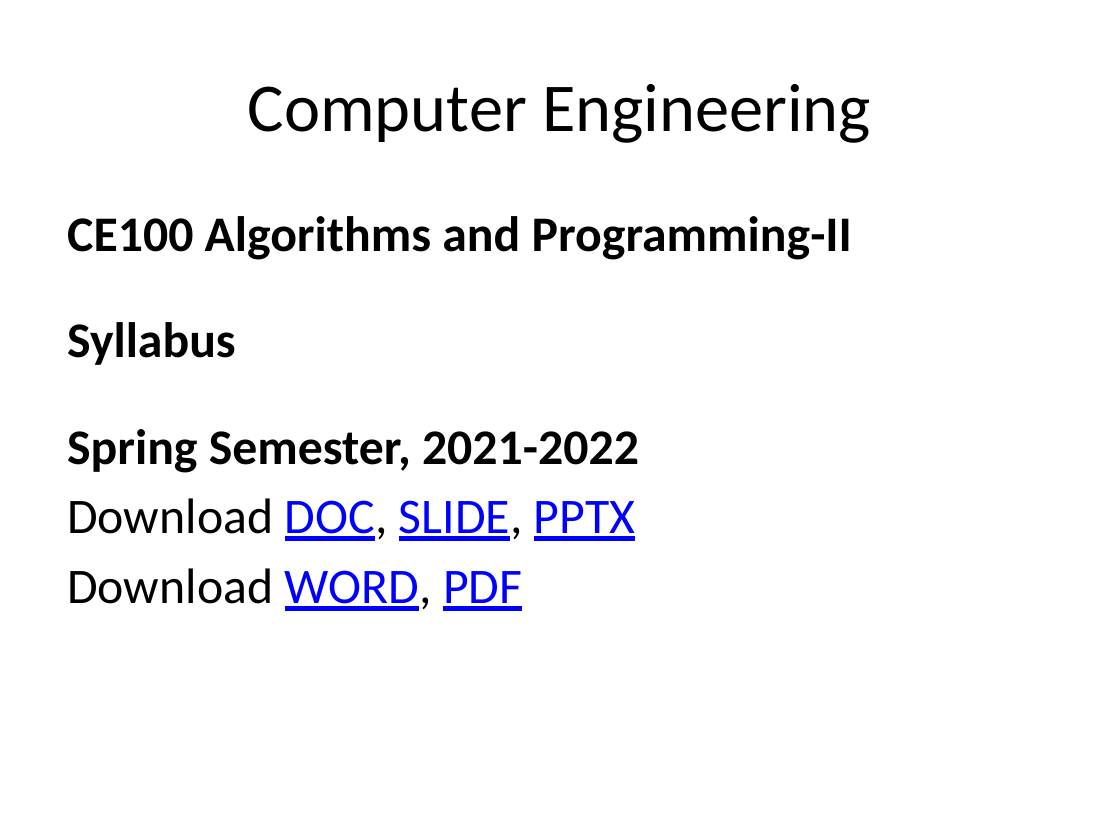
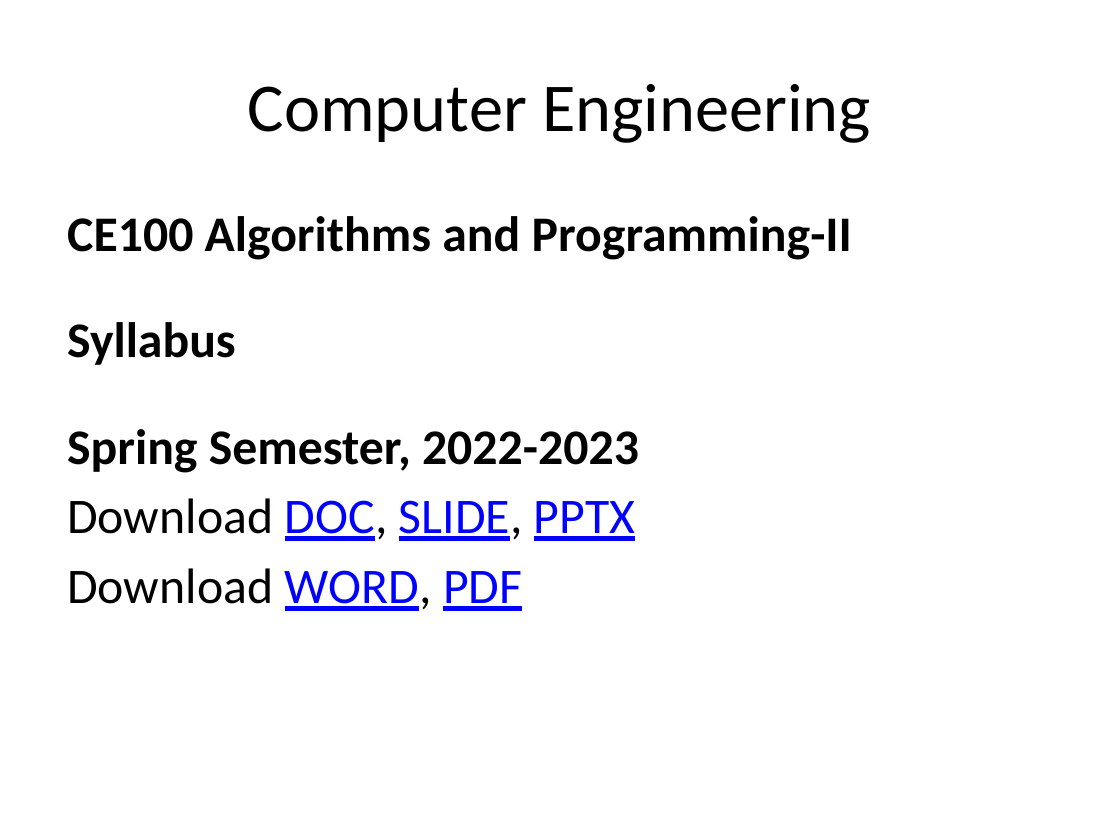
Before and after one commit to ucoruh/ce100-algorithms-and-programming-II, a slide deck: slide 4 of docs/syllabus/syllabus.tr.md_word.pptx. Drawn at 1120x840 pixels with LibreOffice and Linux fonts; fonts in the diff are those of the drawing. Boxes give left, top, right and bottom in pixels: in the first picture for what was removed or moved away, otherwise in the second. Text is boxed around its words. In the diff, an @@ line names an element or a change of style, - is before the commit and + after.

Commit message:
Syllabus Updated for 2022 2023 Spring Term, Week Content Updated But Slides Are Not Modified
Week-3 merged with Week-4 and Week-4 selected as homework control week midterm homework 1
Week-6 merged with Week-7 and Week-7 selected as homework control week for midterm homework 2
Week-11 merged with Week-12 and Week-12 selected as homework control week for final homework 1
Week-15 review week selected as homework control week for final homework 2

```diff
--- a/docs/syllabus/syllabus.tr.md_word.pptx
+++ b/docs/syllabus/syllabus.tr.md_word.pptx
@@ text at [67, 429, 639, 473]: text changed @@
-Spring Semester, 2021-2022
+Spring Semester, 2022-2023
```
Also in this commit, not shown: 12 other slides changed, 1 slide removed, 14 other files.
